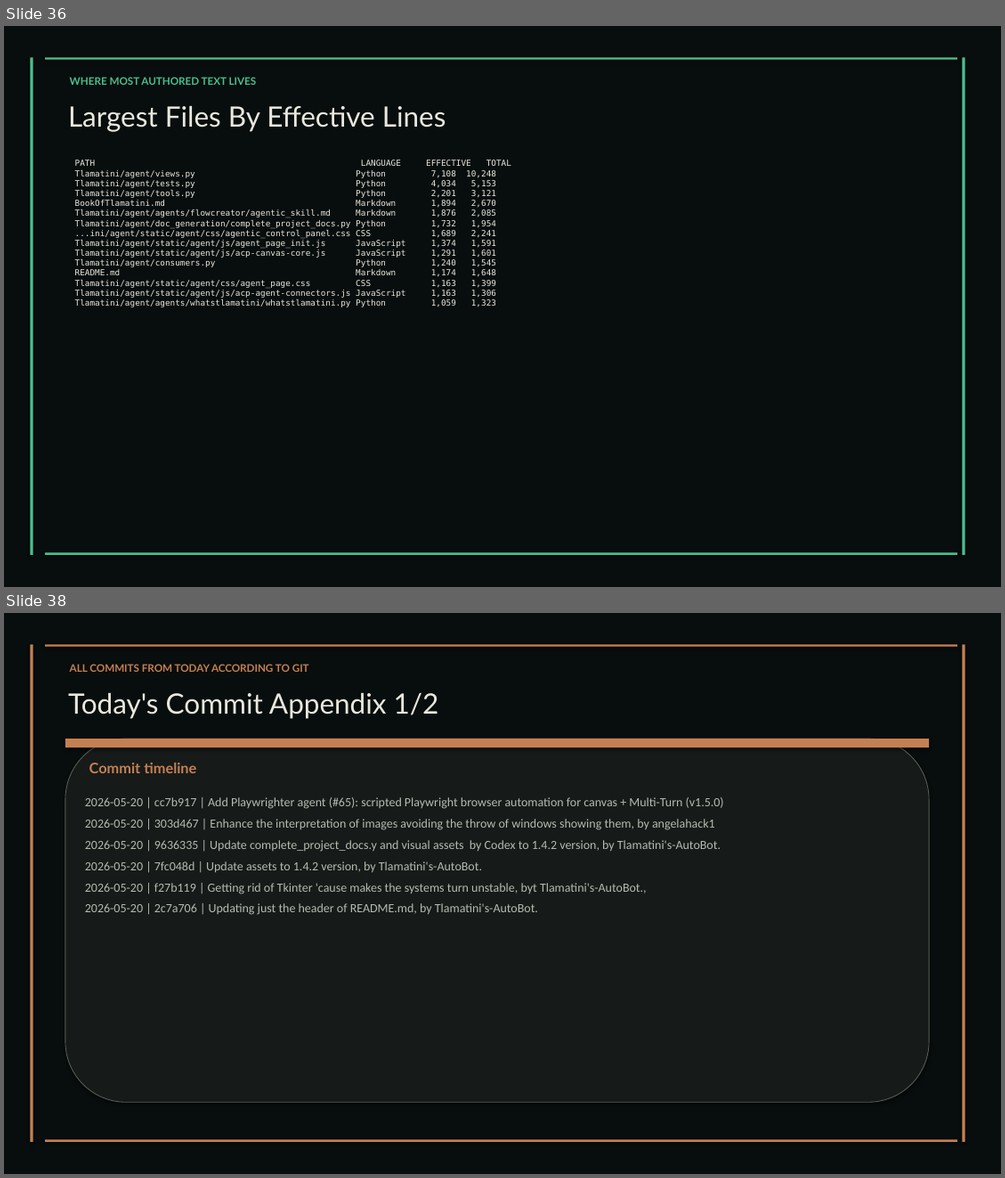
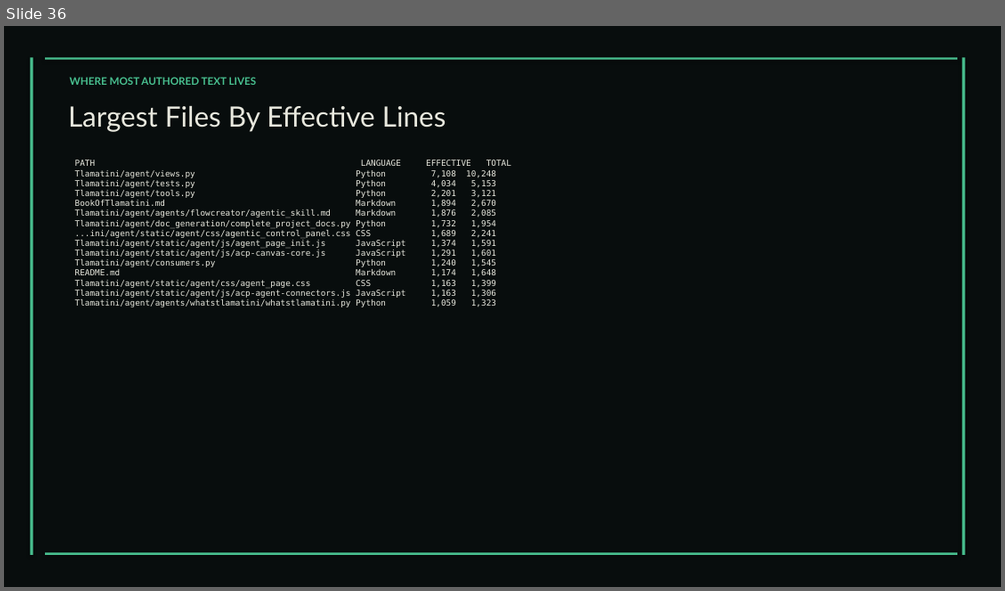
Before and after one commit to XAIHT/Tlamatini, a slide deck: Tlamatini_eXtended_Artificial_Intelligence_Humanly_Tempered.pptx. Shown one above the other, each under a label of ours: slides 36 and 38 before the commit, slide 36 after it; the slides between them are not shown. The pictures are 1005x1178 and 1005x591 pixels, drawn with LibreOffice and Linux fonts; fonts in the diff are those of the drawing. Boxes give left, top, right and bottom in pixels: in the first picture for what was removed or moved away, otherwise in the second. Text is boxed around its words. In the diff, an @@ line names an element or a change of style, - is before the commit and + after.

Commit message:
Updating visual assets, by angelahack1

```diff
--- a/Tlamatini_eXtended_Artificial_Intelligence_Humanly_Tempered.pptx
+++ b/Tlamatini_eXtended_Artificial_Intelligence_Humanly_Tempered.pptx
@@ slide 38 removed at (4, 613, 1001, 1174), background #FFFFFF @@
@@ rectangle removed at (4, 613, 1001, 1174) @@
@@ rectangle removed at (30, 644, 33, 1142) @@
@@ rectangle removed at (45, 644, 957, 647) @@
@@ text removed at (70, 664, 309, 672) @@
-ALL COMMITS FROM TODAY ACCORDING TO GIT
@@ rectangle removed at (962, 644, 965, 1142) @@
@@ text removed at (68, 692, 439, 719) @@
-Today's Commit Appendix 1/2
@@ rounded rectangle removed at (65, 738, 929, 1102) @@
@@ rectangle removed at (65, 738, 929, 747) @@
@@ text removed at (89, 763, 196, 773) @@
-Commit timeline
@@ text removed at (85, 797, 724, 915) @@
-2026-05-20 | cc7b917 | Add Playwrighter agent (#65): scripted Playwright browser automation for canvas + Multi-Turn (v1.5.0)
-2026-05-20 | 303d467 | Enhance the interpretation of images avoiding the throw of windows showing them, by angelahack1
-2026-05-20 | 9636335 | Update complete_project_docs.y and visual assets by Codex to 1.4.2 version, by Tlamatini's-AutoBot.
-2026-05-20 | 7fc048d | Update assets to 1.4.2 version, by Tlamatini's-AutoBot.
-2026-05-20 | f27b119 | Getting rid of Tkinter 'cause makes the systems turn unstable, byt Tlamatini's-AutoBot.,
-2026-05-20 | 2c7a706 | Updating just the header of README.md, by Tlamatini's-AutoBot.
@@ rectangle removed at (45, 1140, 957, 1142) @@
```
Also in this commit, not shown: 3 slides changed, 1 other slide removed, 1 other file.
